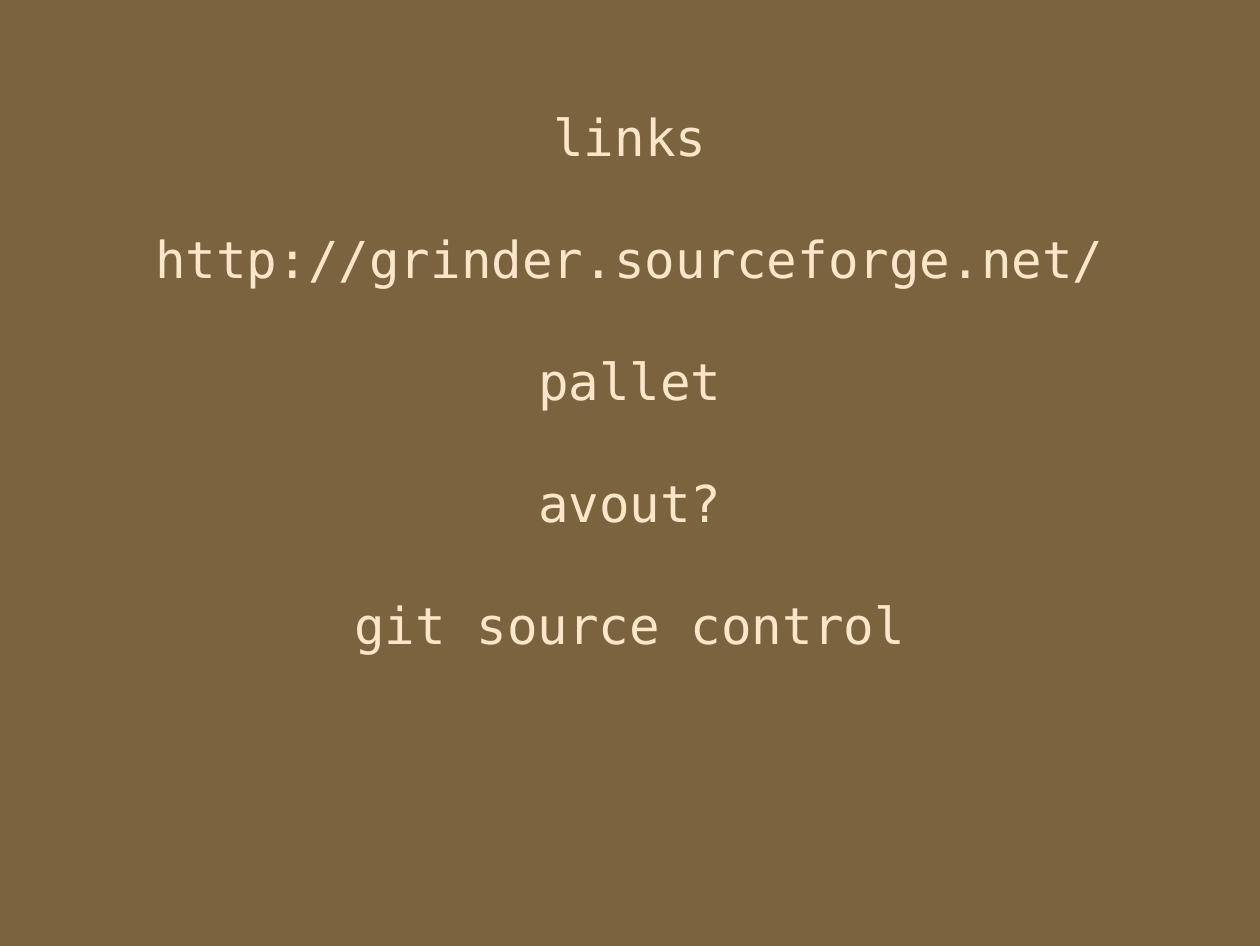
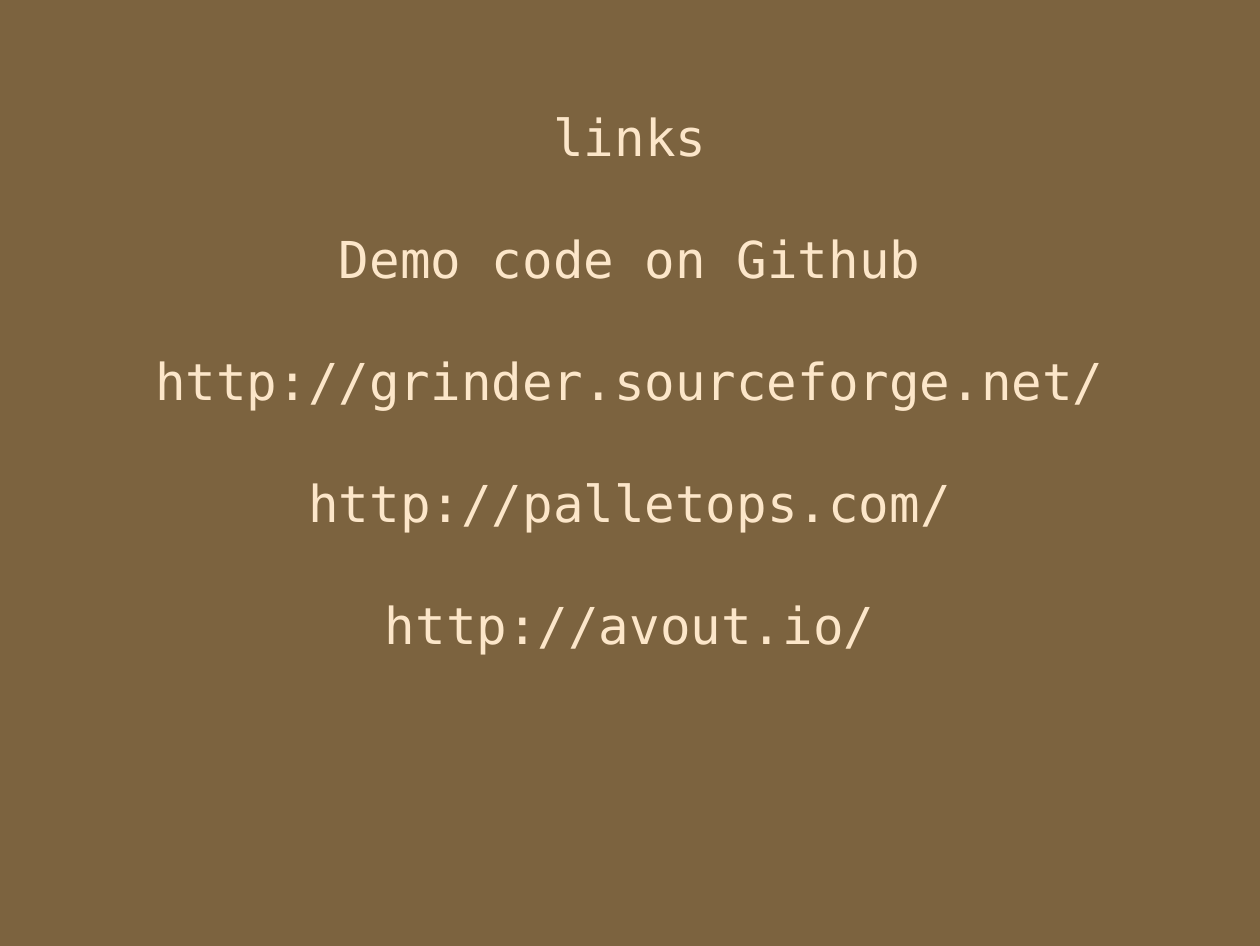
Before and after one commit to locopati/load-testing-with-clojure, a slide deck: slide 9 of load_testing.odp. Drawn at 1260x946 pixels with LibreOffice and Linux fonts; fonts in the diff are those of the drawing. Boxes give left, top, right and bottom in pixels: in the first picture for what was removed or moved away, otherwise in the second. Text is boxed around its words. In the diff, an @@ line names an element or a change of style, - is before the commit and + after.

```diff
--- a/load_testing.odp
+++ b/load_testing.odp
@@ subtitle at (339, 239, 921, 279): paragraph added @@
+Demo code on Github
@@ subtitle at (308, 483, 950, 655): text changed @@
-pallet
-avout?
-git source control
+http://palletops.com/
+http://avout.io/
```
Also in this commit, not shown: 3 other files.
